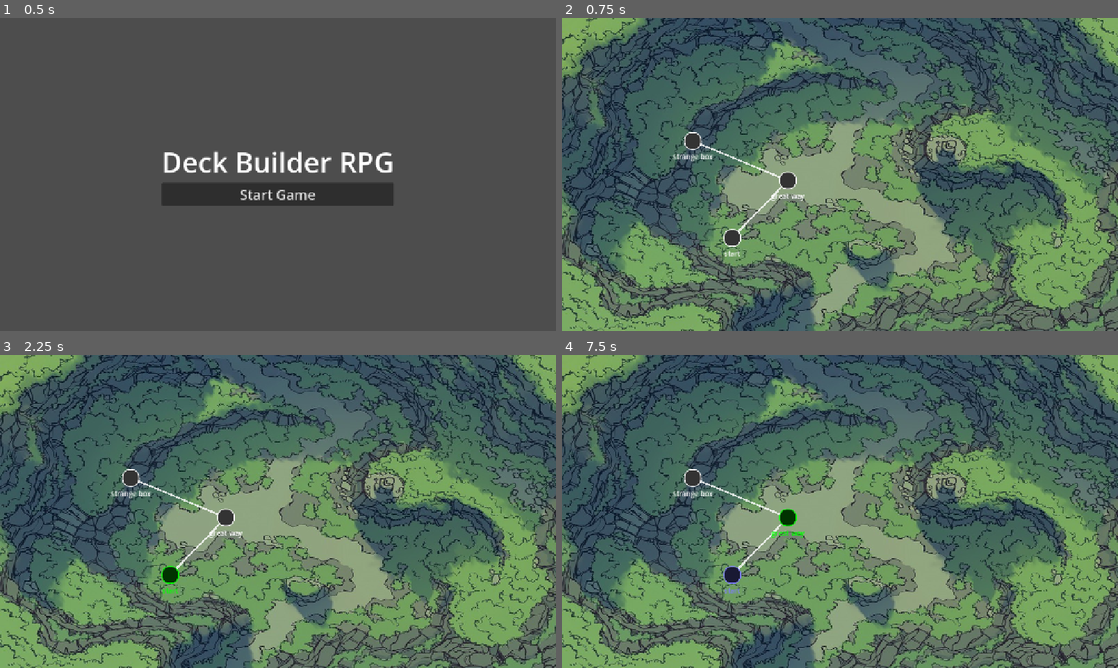
Above: before the commit, frames 1-4 (two rows, left to right).
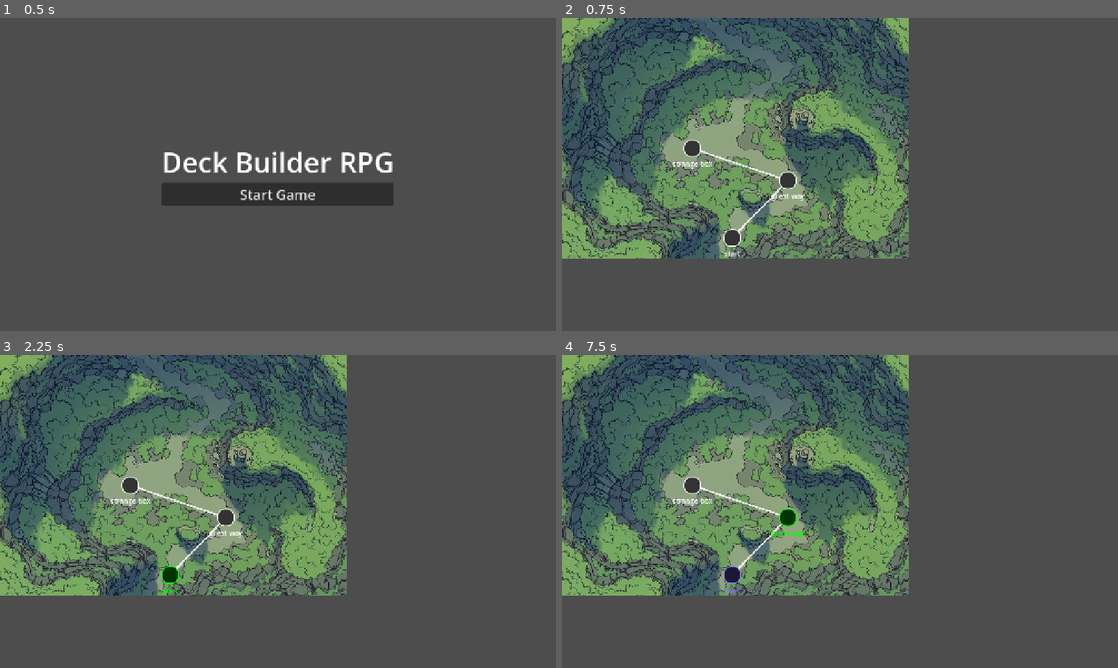
Above: after the commit, the same moments.

Repository: IzzetNecu/deckbuilderTool
Game: Godot game, scene res://scenes/main_menu/MainMenu.tscn
The game is run twice, just before and just after one commit, with the same random seed, the same clock (stepped at 60 frames per second) and the same inputs.
Inputs:
- Up to frame 1 (0.5 s): no input
- Up to frame 2 (0.75 s): click "Start Game" at 0.5 s
- Up to frame 3 (2.25 s): click "start" at 1.25 s; click "Leave" at 2 s
- Up to frame 4 (7.5 s): click "start" at 2.75 s; click "Leave" at 3.5 s; click "great way" at 4.25 s; click "walking" at 5 s; click "what's on the floor?" at 5.75 s; click "pick up the rock" at 6.5 s; click "continue" at 7.25 s

Frame 1 is identical in both runs. In frame 2, 74% of the frame differs, in the area x 0-100%, y 0-100%; in frame 3, 74%; in frame 4, 74%.

Commit message:
Fix node positioning mismatch between Editor and Godot

Diff:
--- a/game/data/game_data.json
+++ b/game/data/game_data.json
@@ -160,13 +160,15 @@
               "target": "bde53165-1f55-45de-9548-01d9dea870da",
               "value": ""
             }
-          ]
+          ],
+          "lockType": "hard"
         },
         {
           "id": "c1282b38-2029-4638-9692-a0ceb6a9dc9e",
           "text": "moving on",
           "conditions": [],
-          "outcomes": []
+          "outcomes": [],
+          "lockType": "soft"
         }
       ]
     }
@@ -212,8 +214,8 @@
         },
         {
           "id": "20fe3d25-879e-45ec-8cdd-9fbf0d5c03ba",
-          "x": 301,
-          "y": 283,
+          "x": 300,
+          "y": 300,
           "label": "strange box",
           "description": "",
           "options": [
@@ -221,7 +223,8 @@
               "id": "47436d8c-bad2-4908-b3b6-0c0a7a6c7fc4",
               "text": "what is this?",
               "conditions": [],
-              "outcomes": []
+              "outcomes": [],
+              "lockType": "soft"
             }
           ]
         }
--- a/game/scenes/world_map/MapNode.gd
+++ b/game/scenes/world_map/MapNode.gd
@@ -5,7 +5,7 @@
 func setup(data: Dictionary) -> void:
 	node_data = data
 	$Label.text = data.get("label", "Unknown")
-	position = Vector2(data.get("x", 0), data.get("y", 0)) - size / 2.0
+	position = Vector2(data.get("x", 0), data.get("y", 0)) - custom_minimum_size / 2.0
 
 	# Determine state based on visited status
 	if GameState.current_node_id == data.get("id", ""):
--- a/game/scenes/world_map/MapNode.tscn
+++ b/game/scenes/world_map/MapNode.tscn
@@ -16,17 +16,17 @@
 
 [node name="MapNode" type="Button"]
 custom_minimum_size = Vector2(40, 40)
-anchors_preset = 8
-anchor_left = 0.5
-anchor_top = 0.5
-anchor_right = 0.5
-anchor_bottom = 0.5
-offset_left = -20.0
-offset_top = -20.0
-offset_right = 20.0
-offset_bottom = 20.0
-grow_horizontal = 2
-grow_vertical = 2
+anchors_preset = 0
+anchor_left = 0.0
+anchor_top = 0.0
+anchor_right = 0.0
+anchor_bottom = 0.0
+offset_left = 0.0
+offset_top = 0.0
+offset_right = 40.0
+offset_bottom = 40.0
+grow_horizontal = 1
+grow_vertical = 1
 theme_override_styles/normal = SubResource("StyleBoxFlat_1")
 script = ExtResource("1_mnode")
 
--- a/game/scenes/world_map/WorldMap.gd
+++ b/game/scenes/world_map/WorldMap.gd
@@ -22,6 +22,7 @@
 		var tex = load(full_path)
 		if tex:
 			$Background.texture = tex
+			$Background.size = tex.get_size()
 		else:
 			print("Could not load background image: ", bg_path)
 
@@ -62,8 +63,8 @@
 			continue # Hidden entirely
 
 		var line = Line2D.new()
-		line.add_point(from_node.position + from_node.size / 2)
-		line.add_point(to_node.position + to_node.size / 2)
+		line.add_point(from_node.position + from_node.custom_minimum_size / 2.0)
+		line.add_point(to_node.position + to_node.custom_minimum_size / 2.0)
 		line.width = 4.0
 
 		if is_unlocked:
--- a/game/scenes/world_map/WorldMap.tscn
+++ b/game/scenes/world_map/WorldMap.tscn
@@ -6,9 +6,8 @@
 script = ExtResource("1_wmap")
 
 [node name="Background" type="TextureRect" parent="."]
-offset_right = 1280.0
-offset_bottom = 720.0
-expand_mode = 1
+layout_mode = 3
+anchors_preset = 0
 
 [node name="Connections" type="Node2D" parent="."]
 
Not shown, changed: index.html
Not shown, changed: src/builder/builder.js
Not shown, changed: src/builder/editors/card-editor.js
Not shown, changed: src/builder/editors/consumable-editor.js
Not shown, changed: src/builder/editors/deck-editor.js
Not shown, changed: src/builder/editors/enemy-editor.js
Not shown, changed: src/builder/editors/equipment-editor.js
Not shown, changed: src/builder/editors/event-editor.js
Not shown, changed: src/builder/editors/faction-editor.js
Not shown, changed: src/builder/editors/flag-editor.js
Not shown, changed: src/builder/editors/keyitem-editor.js
Not shown, changed: src/builder/editors/map-editor.js
(and 1 more such lines)
